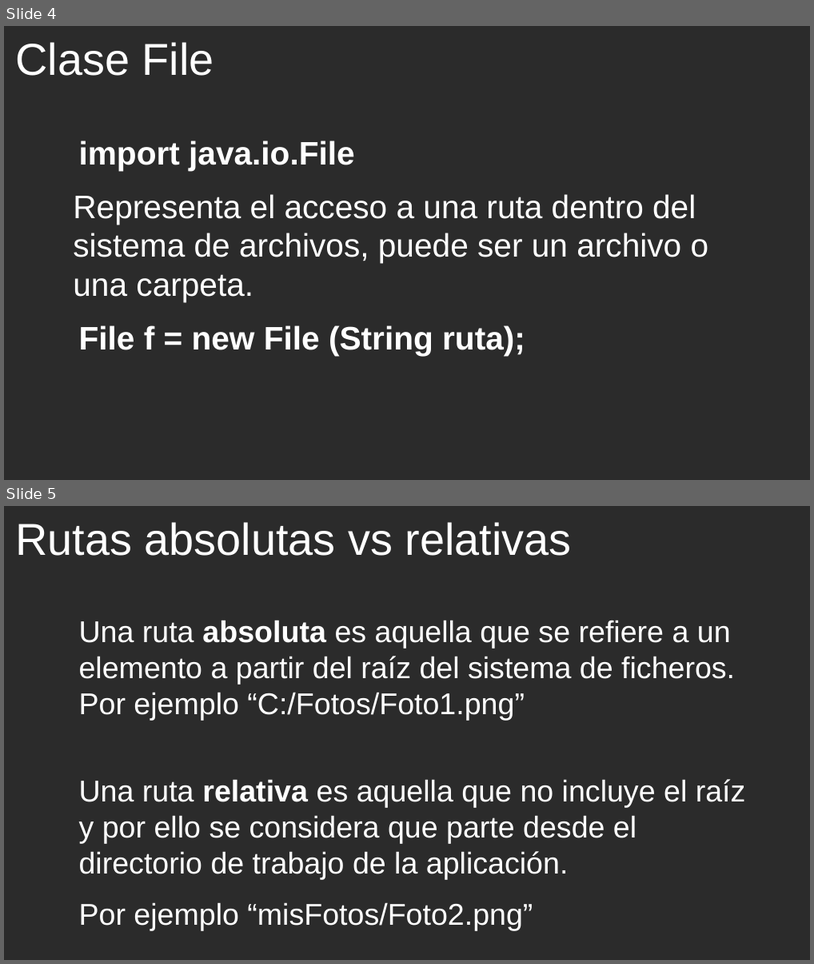
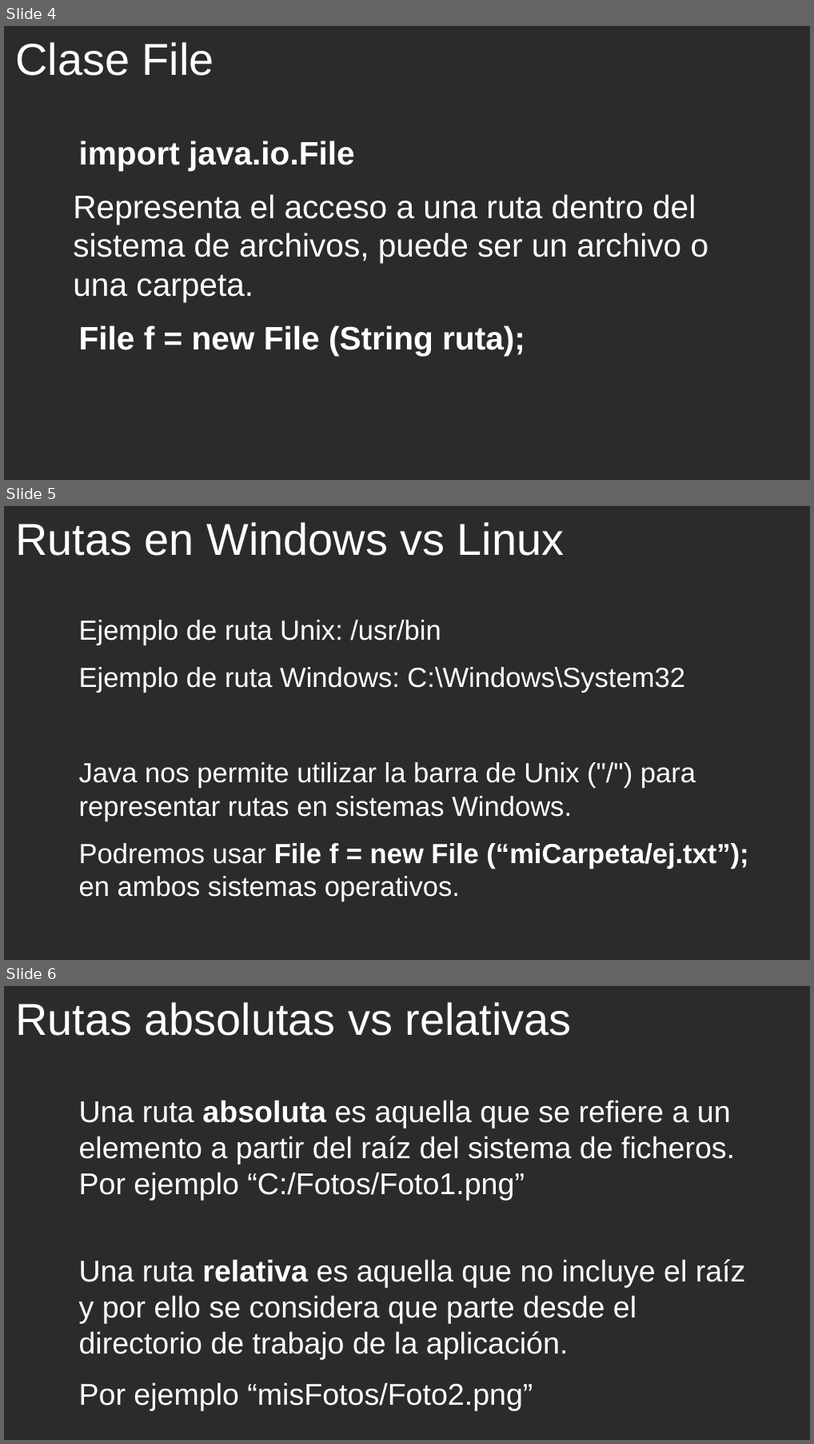
Before and after one commit to cmorenoruiz/ApuntesProgramacion, a slide deck: Unidad 11 Ficheros/Clase Files Presentación para clase.odp. Shown one above the other, each under a label of ours: slides 4 and 5 before the commit, slides 4, 5 and 6 after it. The pictures are 814x964 and 814x1444 pixels, drawn with LibreOffice and Linux fonts; fonts in the diff are those of the drawing; background and template pictures are left out; a plain dark background stands for a picture behind light text. Boxes give left, top, right and bottom in pixels: in the first picture for what was removed or moved away, otherwise in the second. Text is boxed around its words. In the diff, an @@ line names an element or a change of style, - is before the commit and + after.

```diff
--- a/Unidad 11 Ficheros/Clase Files Presentación para clase.odp
+++ b/Unidad 11 Ficheros/Clase Files Presentación para clase.odp
@@ slide 5 added at box(4, 506, 810, 960), background picture (left out) @@
@@ title added at box(15, 522, 565, 556), 44 pt, text #FFFFFF @@
+Rutas en Windows vs Linux
@@ text added at box(79, 620, 749, 868), 27.2 pt, text #FFFFFF @@
+Ejemplo de ruta Unix: /usr/bin
+Ejemplo de ruta Windows: C:\Windows\System32
+Java nos permite utilizar la barra de Unix ("/") para representar rutas en sistemas Windows.
+Podremos usar File f = new File (“miCarpeta/ej.txt”); en ambos sistemas operativos.
@@ what was slide 5 is now slide 6 @@
```
Also in this commit, not shown: 3 slides changed, 4 other slides added, 1 slide removed.
